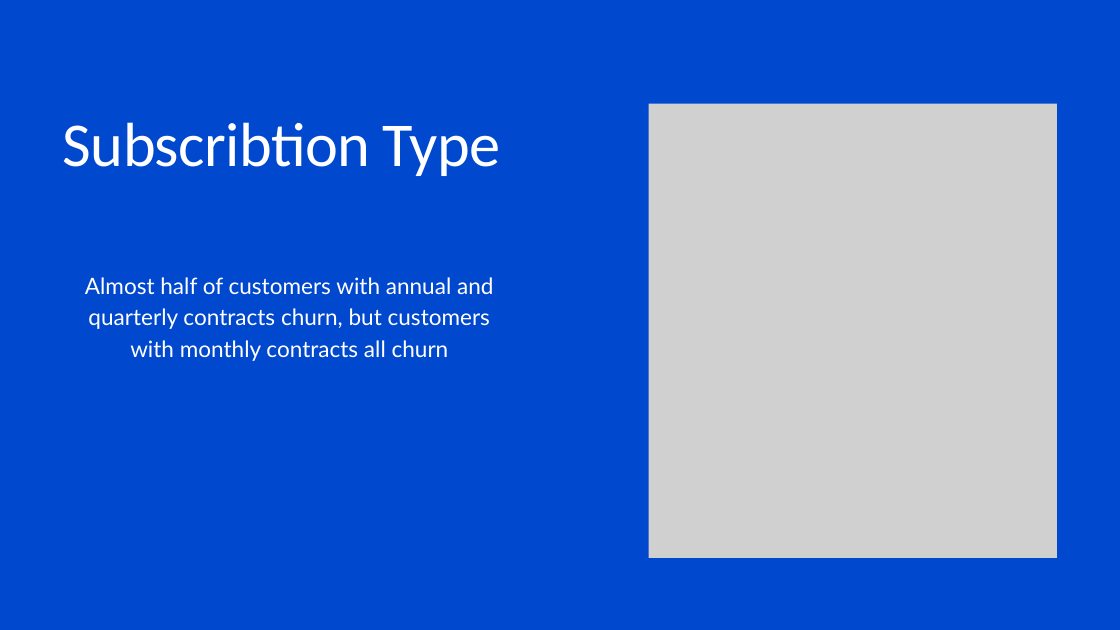
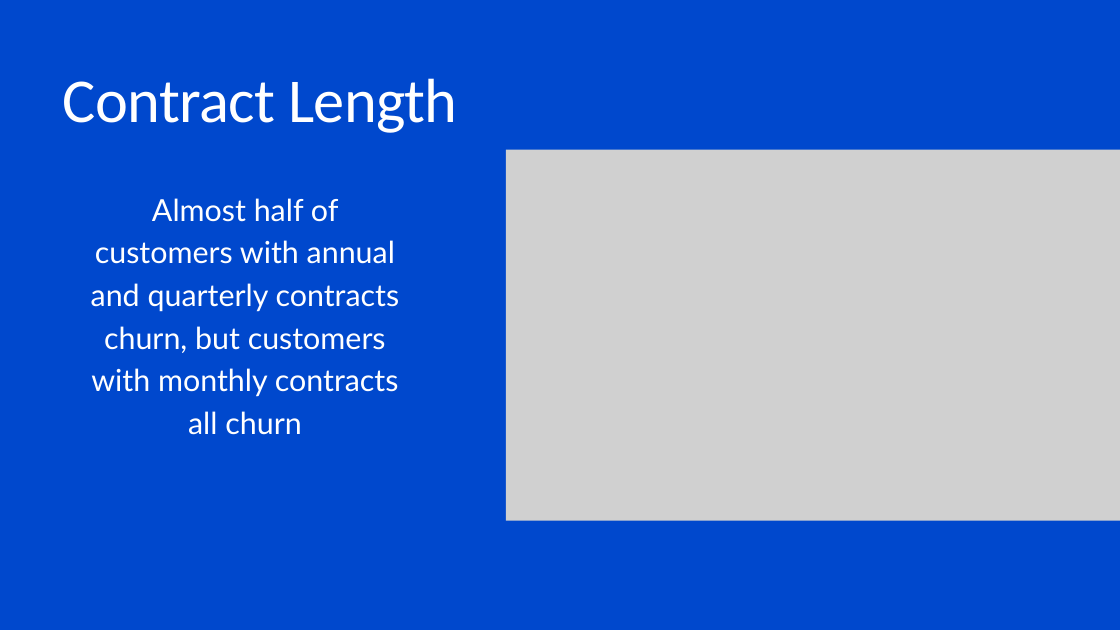
Before and after one commit to Mostafadars/Data-Analysis-DEPI, a slide deck: slide 10 of Customer Churn/Customer Churn Presentation.pptx (slide 8 before the commit). Drawn at 1120x630 pixels with LibreOffice and Linux fonts; fonts in the diff are those of the drawing; grey boxes stand for pictures. Boxes give left, top, right and bottom in pixels: in the first picture for what was removed or moved away, otherwise in the second. Text is boxed around its words. In the diff, an @@ line names an element or a change of style, - is before the commit and + after.

```diff
--- a/Customer Churn/Customer Churn Presentation.pptx
+++ b/Customer Churn/Customer Churn Presentation.pptx
@@ text added at [63,78,457,133], 80.2 pt, text #FFFFFF @@
+Contract Length
@@ text removed at [63,122,501,176] @@
-Subscribtion Type
@@ picture: place and size @@
-picture at [648,104,1057,558]
+picture at [506,150,1120,521]
@@ text "Almost half of customers with ...": place and size @@
-text "Almost half of customers with ..." at [85,277,493,361]
+text "Almost half of customers with ..." at [91,198,400,435]
@@ text "Almost half of customers with ..." at [91,198,400,435]: size 29 to 39.1 pt; line spacing 40.6pt to 54.7pt @@
```
Also in this commit, not shown: 7 other slides changed, 9 slides added.
